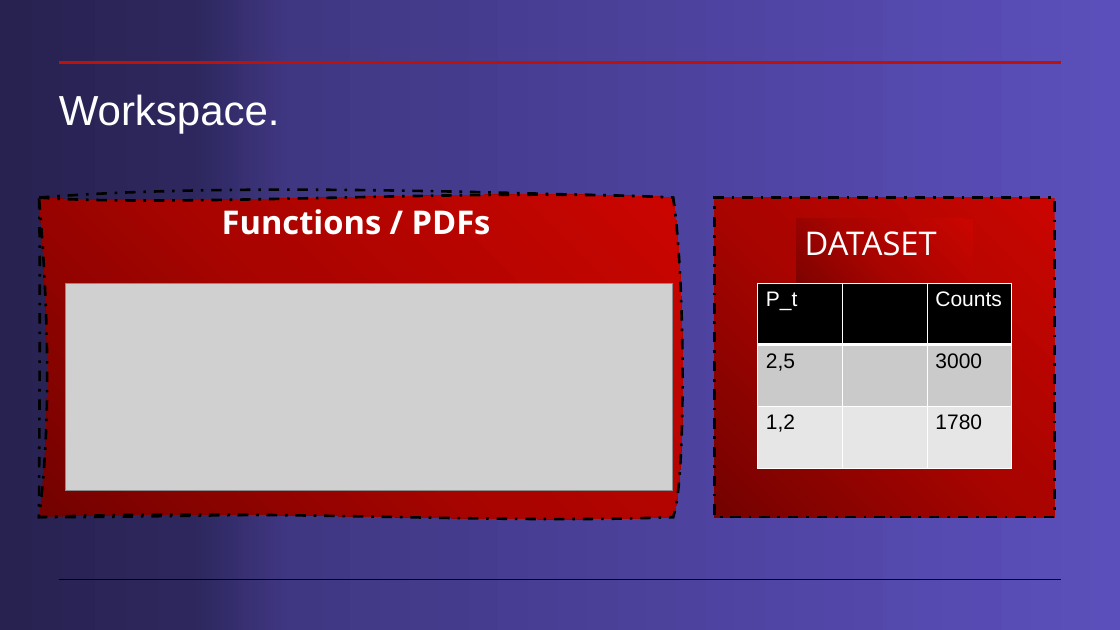
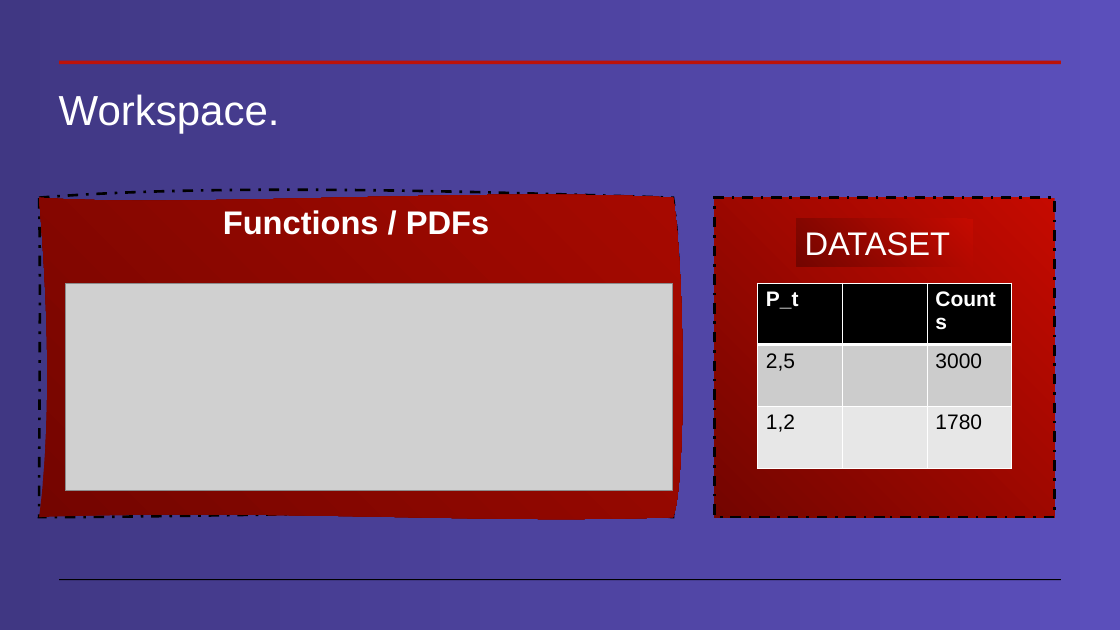
Before and after one commit to cdavidgutierrez/ProyectoFinal_CERN_ROOT, a slide deck: slide 2 of Workspaces en root.pptx. Drawn at 1120x630 pixels with LibreOffice and Linux fonts; fonts in the diff are those of the drawing; grey boxes stand for pictures. Boxes give left, top, right and bottom in pixels: in the first picture for what was removed or moved away, otherwise in the second. Text is boxed around its words. In the diff, an @@ line names an element or a change of style, - is before the commit and + after.

```diff
--- a/Workspaces en root.pptx
+++ b/Workspaces en root.pptx
@@ background gradient #5B4FBB to #403783 to #2D275D to #282251 to gradient #5B4FBB to #403783 @@
@@ freeform shape "Functions / PDFs" at <box>39,197,673,517</box>: font Open Sans to Arial; fill gradient #740200 to #A90400 to #CA0500 to gradient #740500 to #A60900; outline redrawn @@
@@ rectangle at <box>715,197,1055,517</box>: fill gradient #740200 to #A90400 to #CA0500 to gradient #C50A00 to #740500 @@
@@ rectangle "DATASET": place and size @@
-rectangle "DATASET" at <box>797,218,973,308</box>
+rectangle "DATASET" at <box>797,218,973,266</box>
@@ rectangle "DATASET" at <box>797,218,973,266</box>: font Open Sans to Arial; fill gradient #740200 to #A90400 to #CA0500 to gradient #C50A00 to #740500 @@
@@ table at <box>758,283,1012,468</box> @@
@@ fill #CACACA to #CCCCCC in row 2 @@
@@ fill #E6E6E6 to #E7E7E7 in row 3 @@
@@ borders changed @@
```
Also in this commit, not shown: 18 other slides changed, 8 slides added, 11 slides removed.
